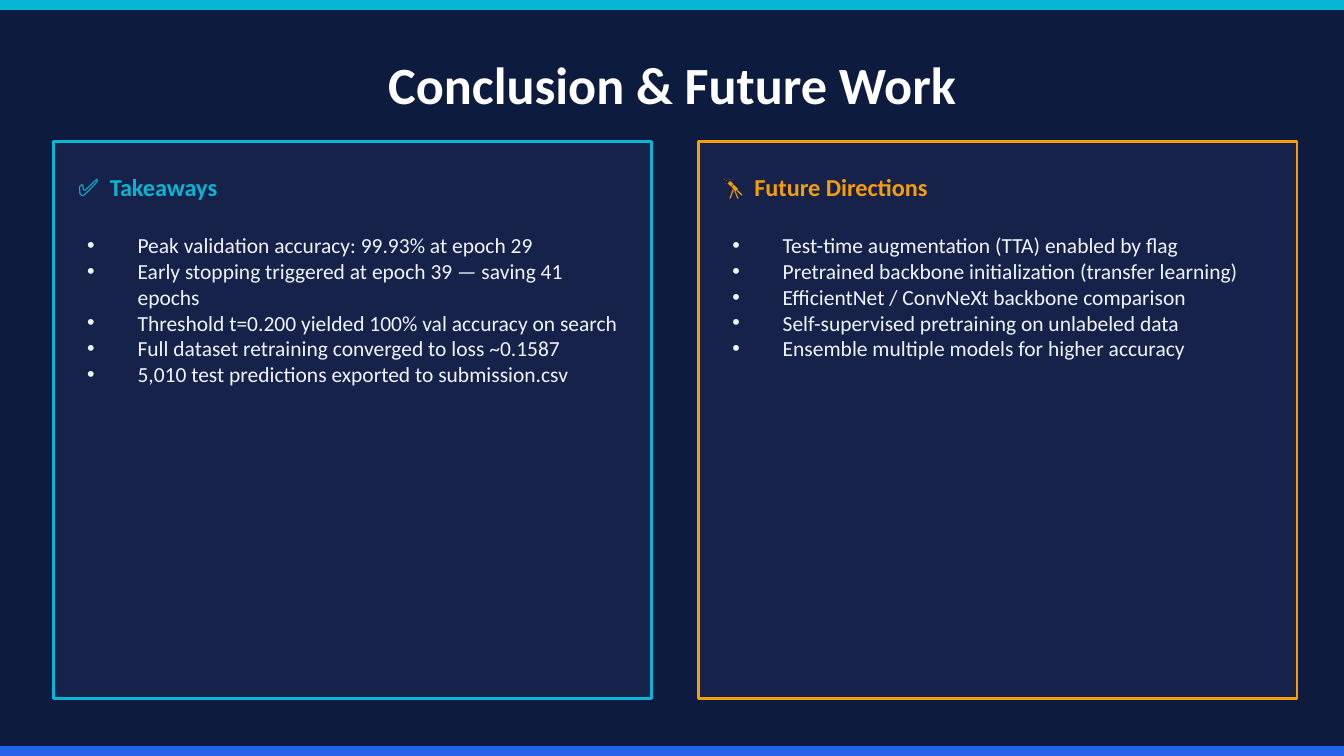
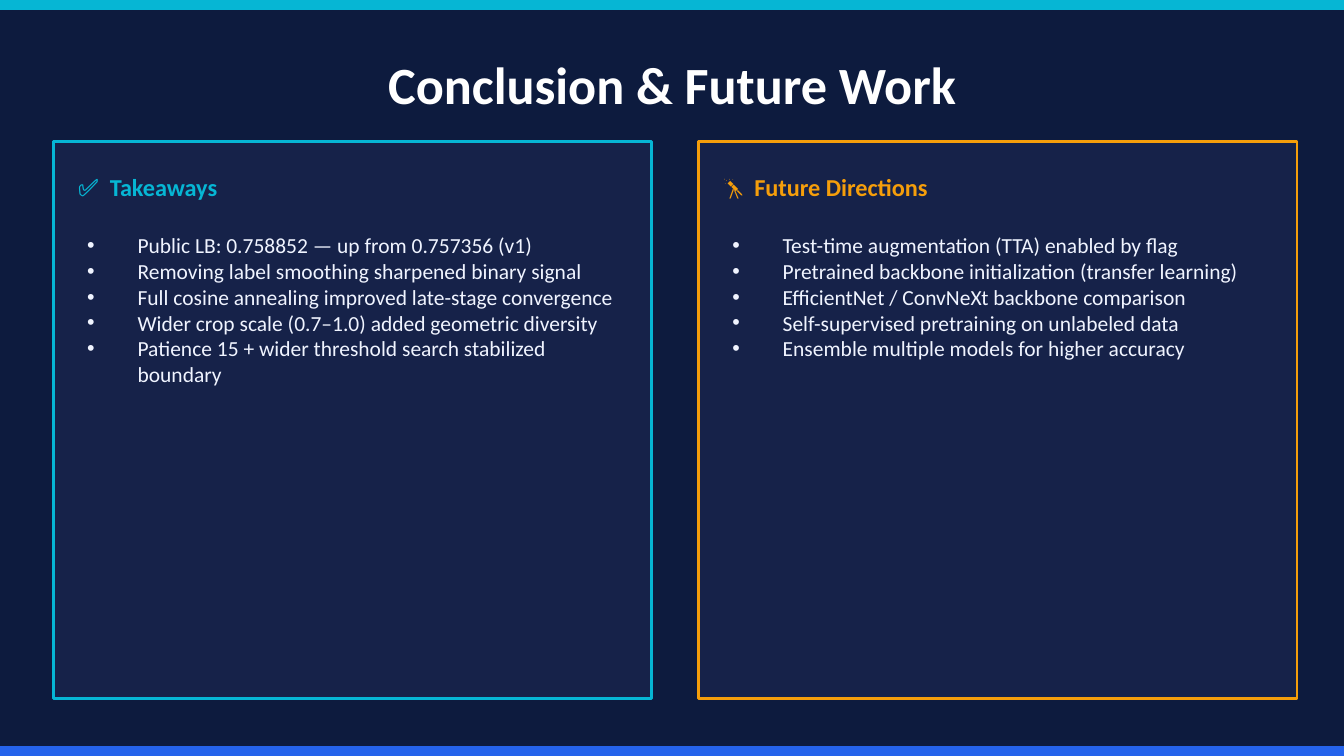
Before and after one commit to lochansurya/CS5480-DL-Kaggle-Competition-2026, a slide deck: slide 9 of presentation/ImagesBinaryClassification.pptx. Drawn at 1344x756 pixels with LibreOffice and Linux fonts; fonts in the diff are those of the drawing. Boxes give left, top, right and bottom in pixels: in the first picture for what was removed or moved away, otherwise in the second. Text is boxed around its words. In the diff, an @@ line names an element or a change of style, - is before the commit and + after.

```diff
--- a/presentation/ImagesBinaryClassification.pptx
+++ b/presentation/ImagesBinaryClassification.pptx
@@ text at <box>138,237,612,386</box>: text changed @@
-• Peak validation accuracy: 99.93% at epoch 29
-• Early stopping triggered at epoch 39 — saving 41 epochs
-• Threshold t=0.200 yielded 100% val accuracy on search
-• Full dataset retraining converged to loss ~0.1587
-• 5,010 test predictions exported to submission.csv
+• Public LB: 0.758852 — up from 0.757356 (v1)
+• Removing label smoothing sharpened binary signal
+• Full cosine annealing improved late-stage convergence
+• Wider crop scale (0.7–1.0) added geometric diversity
+• Patience 15 + wider threshold search stabilized boundary
```
Also in this commit, not shown: 4 other slides changed.
